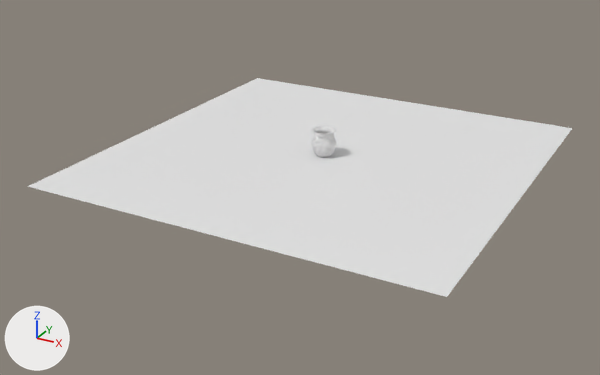
An edit to the Blender file 無題.blend, drawn before and after from the same camera.
Both versions are drawn from a 50 mm camera at (44.0, -86.1, 37.9) aimed at (-1.2, -3.9, -3.2). Lighting does not change. The marker at lower left points along +X, +Y and +Z.

Script lines for the objects in view, before the commit:
```python
me_lathe_pot_cell_031 = bpy.data.meshes.new('Lathe_Pot_cell.031')
me_lathe_pot_cell_031.from_pydata(...)  # 62 vertices, 37 faces; spans x -0.664..0.653, y -0.268..0.316, z -0.642..0.567
# faces by material slot: [24, 13]
me_lathe_pot_cell_031.materials.append(mat_lathe_pot_outer_mat)  # white #e7e7e7
me_lathe_pot_cell_031.materials.append(mat_lathe_pot_inner_mat)  # white #e7e7e7
me_平面 = bpy.data.meshes.new('平面')
me_平面.from_pydata([(-25.0, -25.0, 0.0), (25.0, -25.0, 0.0), (-25.0, 25.0, 0.0), (25.0, 25.0, 0.0)], [], [(0, 1, 3, 2)])
ob_floor_plane = bpy.data.objects.new('Floor_Plane', me_平面)
ob_floor_plane.location = (0.0, 0.0, 0.0)
ob_lathe_pot_cell_031 = bpy.data.objects.new('Lathe_Pot_cell.031', me_lathe_pot_cell_031)
ob_lathe_pot_cell_031.location = (-0.01, -1.31, 1.0)
```
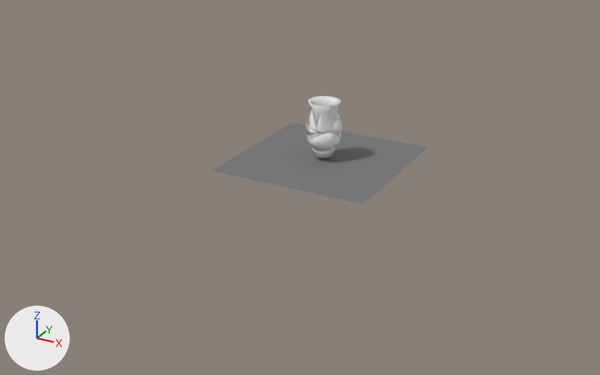
Boxes (x1, y1, x2, y2) around the edits, measured in the pictures (600 x 375 px):
'Floor_Plane', deleted: before (27, 78, 572, 297)
'Floor', added: after (212, 123, 428, 204)
'Lathe_Pot_cell.031', deleted: before (315, 147, 323, 155)

The change, as a list of edits to the scene's bpy script:
```text
Add mat_floor_gray_005:
    mat_floor_gray_005 = diffuse_material('Floor_Gray.005')
    mat_floor_gray_005.base_color = (0.2, 0.2, 0.2)  # grey #7c7c7c
Add me_平面_005:
    me_平面_005.from_pydata([(-5.0, -5.0, 0.0), (5.0, -5.0, 0.0), (-5.0, 5.0, 0.0), (5.0, 5.0, 0.0)], [], [(0, 1, 3, 2)])
    me_平面_005.materials.append(mat_floor_gray_005)  # grey #7c7c7c
Remove ob_floor_plane:
    ob_floor_plane = bpy.data.objects.new('Floor_Plane', me_平面)
    ob_floor_plane.location = (0.0, 0.0, 0.0)
Remove ob_lathe_pot_cell_031:
    ob_lathe_pot_cell_031 = bpy.data.objects.new('Lathe_Pot_cell.031', me_lathe_pot_cell_031)
    ob_lathe_pot_cell_031.location = (-0.01, -1.31, 1.0)
Add ob_floor:
    ob_floor = bpy.data.objects.new('Floor', me_平面_005)
    ob_floor.location = (0.0, 0.0, -0.5)
    ob_floor.scale = (2.0, 2.0, 1.0)
```
